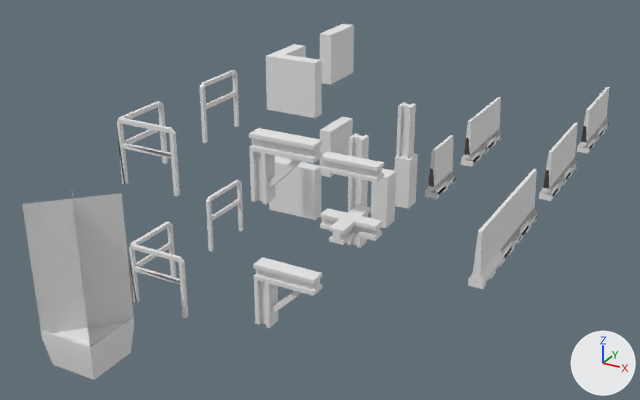
What one commit did to the OBJ model src/main/resources/assets/hbm/models/blocks/roadbarrier.obj.
Rendered twice from a 50 mm lens placed at (3.84, -12.65, 7.01), pointed at (-3.32, 0.37, 0.5). Arrows for +X, +Y and +Z are at lower right; the lights stay in place. Where no turn or scale is listed for an object, it has been applied to the vertices.

The older version as bpy lines, for what is in view:
```python
ob_beamroof_001 = bpy.data.objects.new('BeamRoof.001', me_beamroof_001)
ob_beamroof_001.location = (0.0, 0.0, 0.0)
ob_beamroof_002 = bpy.data.objects.new('BeamRoof.002', me_beamroof_002)
ob_beamroof_002.location = (0.0, 0.0, 0.0)
ob_beamroofcross_001 = bpy.data.objects.new('BeamRoofCross.001', me_beamroofcross_001)
ob_beamroofcross_001.location = (0.0, 0.0, 0.0)
ob_beamtri_001 = bpy.data.objects.new('BeamTri.001', me_beamtri_001)
ob_beamtri_001.location = (0.0, 0.0, 0.0)
ob_beamtri_002 = bpy.data.objects.new('BeamTri.002', me_beamtri_002)
ob_beamtri_002.location = (0.0, 0.0, 0.0)
ob_beamwall_001 = bpy.data.objects.new('BeamWall.001', me_beamwall_001)
ob_beamwall_001.location = (0.0, 0.0, 0.0)
ob_beamwall_002 = bpy.data.objects.new('BeamWall.002', me_beamwall_002)
ob_beamwall_002.location = (0.0, 0.0, 0.0)
ob_beamwall_003 = bpy.data.objects.new('BeamWall.003', me_beamwall_003)
ob_beamwall_003.location = (0.0, 0.0, 0.0)
ob_roadbarrier_001 = bpy.data.objects.new('RoadBarrier.001', me_roadbarrier_001)
ob_roadbarrier_001.location = (0.0, 0.0, 0.0)
# also in view: 'RoadBarrier.003' at (0.0, 2.0, 0.5); 'RailingCorner.002' at (-4.0, -3.0, 2.5); 'RoadBarrier.006' at (0.0, 4.0, 0.5); 'ConcreteWallCorner.002' at (-4.0, 1.0, 2.5); 'Railing.002' at (-4.47, -1.0, 2.5)
```
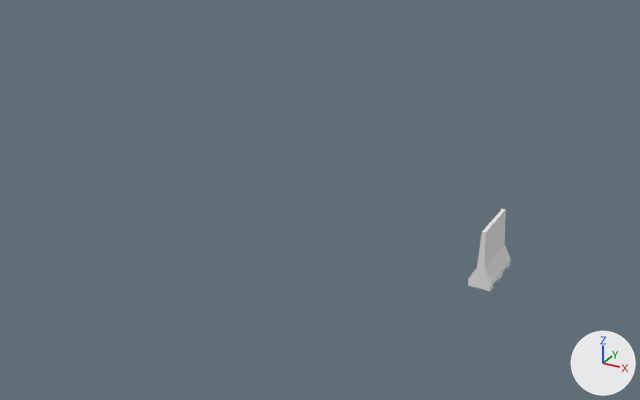
The newer file is also turned or shifted as a whole; pictures and numbers use the older file's frame.

Diff of the bpy script that builds the scene:
```diff
--- a/src/main/resources/assets/hbm/models/blocks/roadbarrier.obj.py
+++ b/src/main/resources/assets/hbm/models/blocks/roadbarrier.obj.py
@@ me_roadbarrier @@
 me_roadbarrier.from_pydata(...)  # 32 vertices, 56 faces; spans x -0.125..0.125, y -0.5..0.5, z 0.0..1.0
+# me_roadbarrier part 1: all 4 vertices in x -0.031..0.031, y -0.5..0.5, z 1.0 are moved by (0.062, 0.0, 0.0)
+# me_roadbarrier part 2: all 4 vertices in x -0.062..0.062, y -0.5..0.5, z 0.25 are moved by (0.062, 0.0, 0.125)
+# me_roadbarrier part 3: all 12 vertices in x 0.125, y -0.5..0.5, z 0.0..0.125 are moved by (0.125, 0.0, 0.0)
 me_roadbarrier.materials.append(mat_concrete)
@@ ob_beamroof_001 @@
-ob_beamroof_001 = bpy.data.objects.new('BeamRoof.001', me_beamroof_001)
@@ ob_beamroof_002 @@
-ob_beamroof_002 = bpy.data.objects.new('BeamRoof.002', me_beamroof_002)
@@ ob_beamroofcross_001 @@
-ob_beamroofcross_001 = bpy.data.objects.new('BeamRoofCross.001', me_beamroofcross_001)
@@ ob_beamtri_001 @@
-ob_beamtri_001 = bpy.data.objects.new('BeamTri.001', me_beamtri_001)
@@ ob_beamtri_002 @@
-ob_beamtri_002 = bpy.data.objects.new('BeamTri.002', me_beamtri_002)
@@ ob_beamwall_001 @@
-ob_beamwall_001 = bpy.data.objects.new('BeamWall.001', me_beamwall_001)
@@ ob_beamwall_002 @@
-ob_beamwall_002 = bpy.data.objects.new('BeamWall.002', me_beamwall_002)
@@ ob_beamwall_003 @@
-ob_beamwall_003 = bpy.data.objects.new('BeamWall.003', me_beamwall_003)
@@ ob_concretecolumn_001 @@
-ob_concretecolumn_001 = bpy.data.objects.new('ConcreteColumn.001', me_concretecolumn_001)
@@ ob_concretecolumn_002 @@
-ob_concretecolumn_002 = bpy.data.objects.new('ConcreteColumn.002', me_concretecolumn_002)
@@ ob_concretewall_001 @@
-ob_concretewall_001 = bpy.data.objects.new('ConcreteWall.001', me_concretewall_001)
@@ ob_concretewall_002 @@
-ob_concretewall_002 = bpy.data.objects.new('ConcreteWall.002', me_concretewall_002)
@@ ob_concretewallcorner_001 @@
-ob_concretewallcorner_001 = bpy.data.objects.new('ConcreteWallCorner.001', me_concretewallcorner_001)
@@ ob_concretewallcorner_002 @@
-ob_concretewallcorner_002 = bpy.data.objects.new('ConcreteWallCorner.002', me_concretewallcorner_002)
@@ ob_plant_001 @@
-ob_plant_001 = bpy.data.objects.new('Plant.001', me_plant_001)
@@ ob_pot_001 @@
-ob_pot_001 = bpy.data.objects.new('Pot.001', me_pot_001)
@@ ob_railing_001 @@
-ob_railing_001 = bpy.data.objects.new('Railing.001', me_railing_001)
@@ ob_railing_002 @@
-ob_railing_002 = bpy.data.objects.new('Railing.002', me_railing_002)
@@ ob_railingcorner_001 @@
-ob_railingcorner_001 = bpy.data.objects.new('RailingCorner.001', me_railingcorner_001)
@@ ob_railingcorner_002 @@
-ob_railingcorner_002 = bpy.data.objects.new('RailingCorner.002', me_railingcorner_002)
@@ ob_roadbarrier_001 @@
-ob_roadbarrier_001 = bpy.data.objects.new('RoadBarrier.001', me_roadbarrier_001)
@@ ob_roadbarrier_002 @@
-ob_roadbarrier_002 = bpy.data.objects.new('RoadBarrier.002', me_roadbarrier_002)
@@ ob_roadbarrier_003 @@
-ob_roadbarrier_003 = bpy.data.objects.new('RoadBarrier.003', me_roadbarrier_003)
@@ ob_roadbarrier_004 @@
-ob_roadbarrier_004 = bpy.data.objects.new('RoadBarrier.004', me_roadbarrier_004)
@@ ob_roadbarrier_005 @@
-ob_roadbarrier_005 = bpy.data.objects.new('RoadBarrier.005', me_roadbarrier_005)
@@ ob_roadbarrier_006 @@
-ob_roadbarrier_006 = bpy.data.objects.new('RoadBarrier.006', me_roadbarrier_006)
@@ ob_roadbarrier_007 @@
-ob_roadbarrier_007 = bpy.data.objects.new('RoadBarrier.007', me_roadbarrier_007)
@@ ob_roadbarrier_008 @@
-ob_roadbarrier_008 = bpy.data.objects.new('RoadBarrier.008', me_roadbarrier_008)
@@ ob_roadbarrier_009 @@
-ob_roadbarrier_009 = bpy.data.objects.new('RoadBarrier.009', me_roadbarrier_009)
```

Pixel boxes (x1, y1, x2, y2) of what changed, in the pictures (640 x 400 px; the box of a moved part takes in the faces that stretch with it):
'Plant.001', deleted: before (22, 185, 134, 342)
'Pot.001', deleted: before (41, 317, 134, 380)
'ConcreteWallCorner.002', deleted: before (266, 44, 322, 118)
'BeamTri.002', deleted: before (249, 128, 322, 204)
'BeamTri.001', deleted: before (253, 257, 322, 328)
'ConcreteWallCorner.001', deleted: before (269, 156, 321, 220)
'RoadBarrier', reshaped (19% wider): before (468, 208, 503, 289); after (468, 209, 510, 291)
'RailingCorner.002', deleted: before (117, 101, 180, 196)
'RailingCorner.001', deleted: before (129, 222, 188, 318)
'ConcreteWall.002', deleted: before (320, 24, 354, 85)
'BeamRoof.002', deleted: before (320, 151, 384, 183)
'RoadBarrier.001', deleted: before (425, 135, 455, 199)
'ConcreteColumn.001', deleted: before (371, 168, 396, 228)
'ConcreteColumn.002', deleted: before (394, 153, 418, 209)
'RoadBarrier.005', deleted: before (499, 187, 521, 263)
'ConcreteWall.001', deleted: before (320, 117, 353, 177)
'BeamRoof.001', deleted: before (320, 208, 382, 241)
'RoadBarrier.006', deleted: before (539, 137, 565, 201)
'RoadBarrier.004', deleted: before (461, 109, 487, 167)
'BeamWall.003', deleted: before (396, 102, 416, 158)
'Railing.002', deleted: before (200, 70, 239, 143)
'RoadBarrier.003', deleted: before (518, 169, 537, 240)
'Railing.001', deleted: before (206, 180, 243, 252)
'BeamWall.002', deleted: before (348, 133, 369, 195)
'RoadBarrier.008', deleted: before (577, 98, 600, 154)
'BeamRoofCross.001', deleted: before (329, 205, 371, 245)
'RoadBarrier.002', deleted: before (484, 97, 502, 152)
'RoadBarrier.007', deleted: before (562, 123, 578, 183)
'BeamWall.001', deleted: before (347, 190, 368, 248)
'RoadBarrier.009', deleted: before (597, 87, 609, 140)
part 1 of me_roadbarrier, moved or reshaped: before (478, 208, 501, 232); after (482, 209, 506, 233)
part 2 of me_roadbarrier, moved or reshaped: before (472, 209, 503, 282); after (472, 210, 510, 284)
part 3 of me_roadbarrier, moved or reshaped: before (468, 258, 503, 289); after (468, 260, 510, 291)
